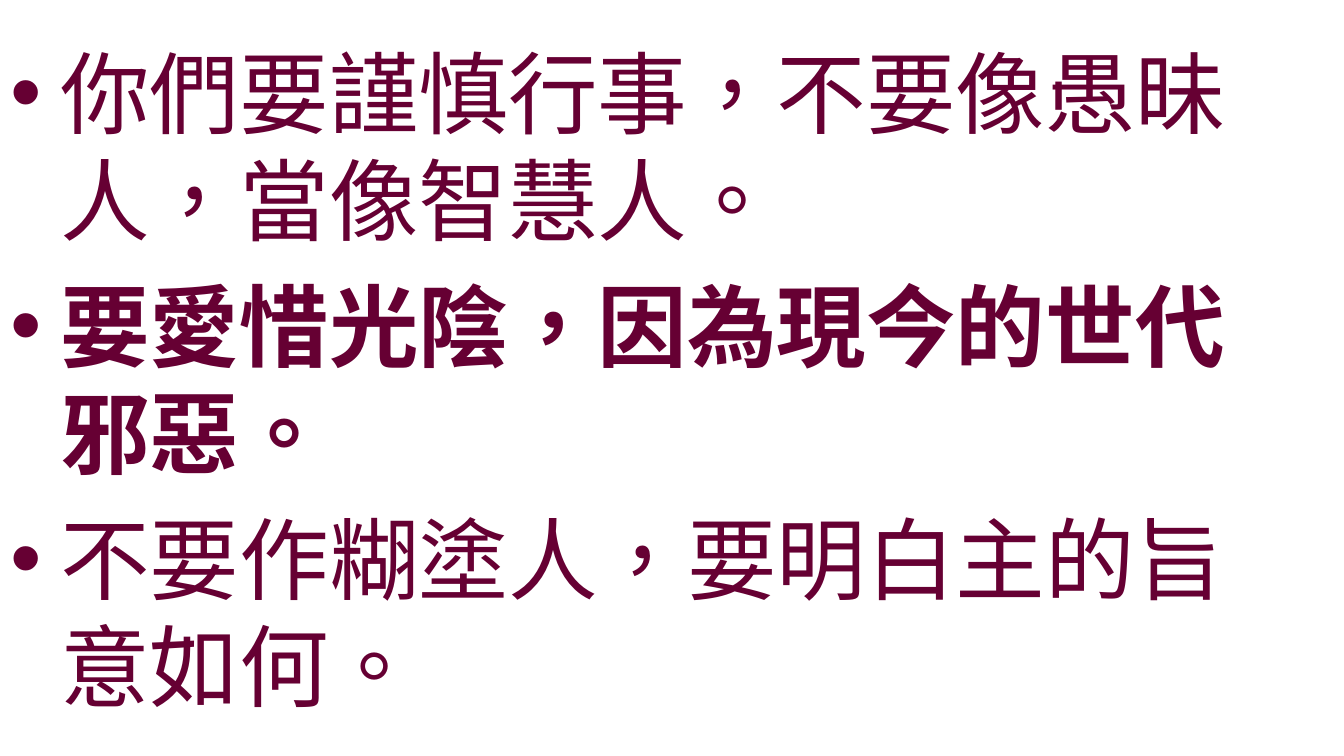
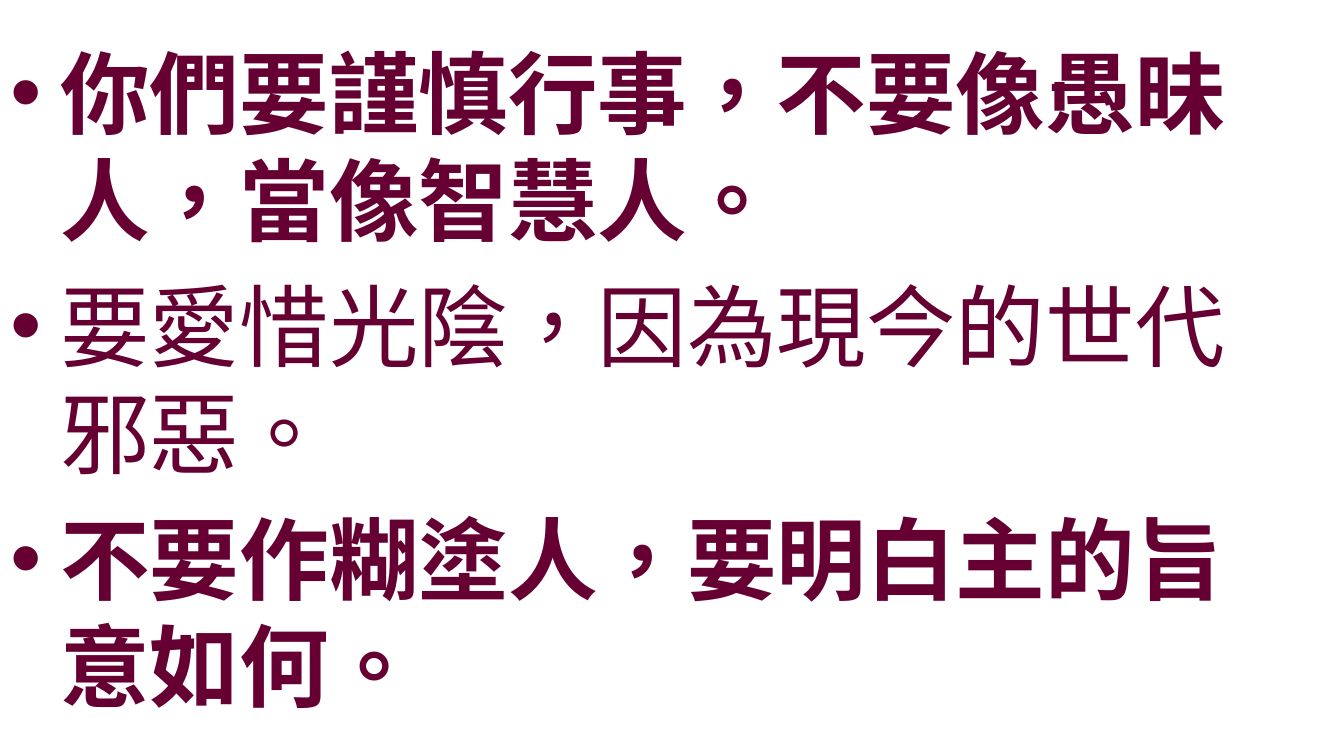
Before and after one commit to batisuoc/worship-resources, a slide deck: slide 13 of 120信徒生活.pptx. Drawn at 1344x756 pixels with LibreOffice and Linux fonts; fonts in the diff are those of the drawing; background and template pictures are left out. Boxes give left, top, right and bottom in pixels: in the first picture for what was removed or moved away, otherwise in the second. Text is boxed around its words. In the diff, an @@ line names an element or a change of style, - is before the commit and + after.

```diff
--- a/120信徒生活.pptx
+++ b/120信徒生活.pptx
@@ text "你們要謹慎行事，不要像愚昧人，當像智慧人。" at <box>60,50,1224,708</box>: bold on in "你們要謹慎行事，不要像愚昧人，當像智慧人。", "不要作糊塗人，要明白主的旨意如何。"; bold off in "要愛惜光陰，因為現今的世代邪惡。" @@
```
Also in this commit, not shown: 13 other slides changed.
